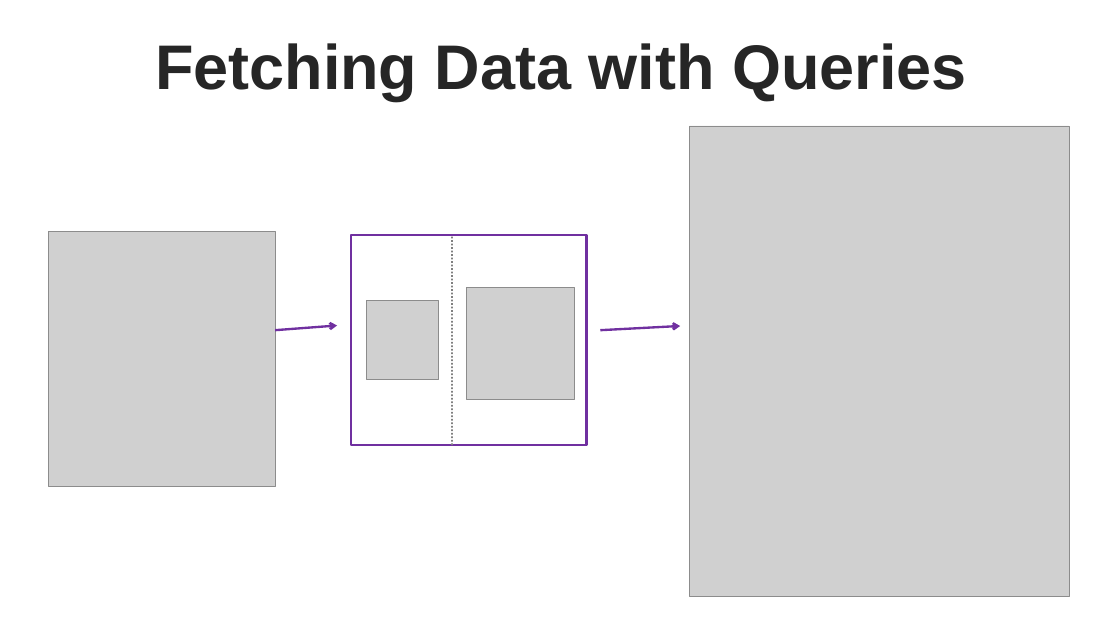
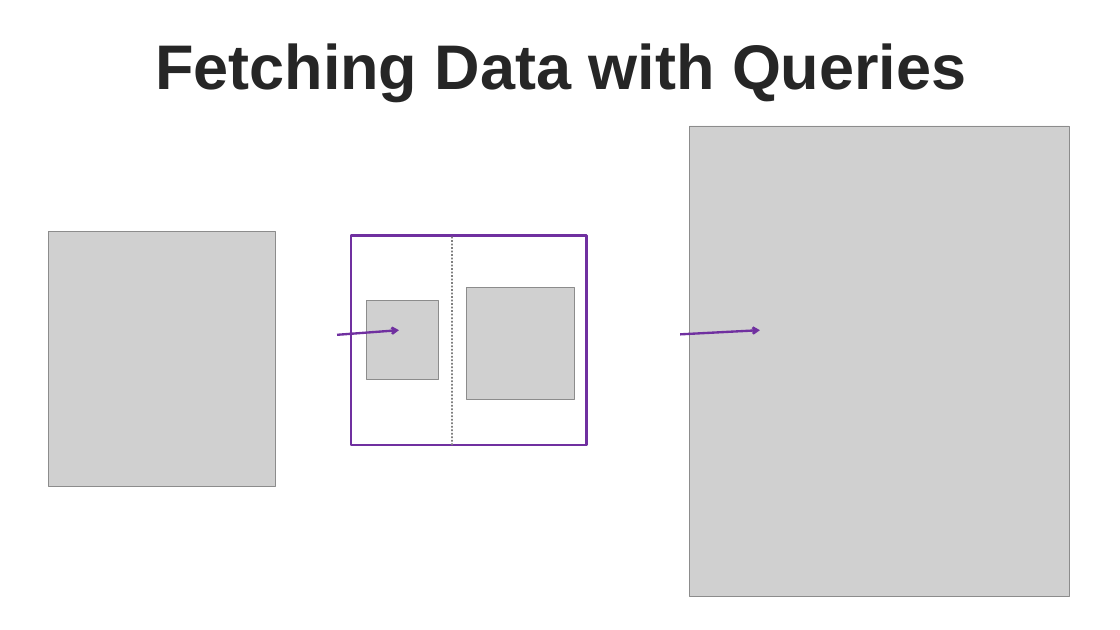
Before and after one commit to thanhlongvl/sportdemo, a slide deck: slide 17 of thuyettrinhgfinal_1.pptx. Drawn at 1120x630 pixels with LibreOffice and Linux fonts; fonts in the diff are those of the drawing; grey boxes stand for pictures. Boxes give left, top, right and bottom in pixels: in the first picture for what was removed or moved away, otherwise in the second. Text is boxed around its words. In the diff, an @@ line names an element or a change of style, - is before the commit and + after.

```diff
--- a/thuyettrinhgfinal_1.pptx
+++ b/thuyettrinhgfinal_1.pptx
@@ rectangle at box(351, 235, 586, 445): outline #7030A0 2.25 pt to #7030A0 2.24 pt @@
@@ freeform shape: place and size @@
-freeform shape at box(275, 326, 337, 331)
+freeform shape at box(337, 330, 399, 335)
@@ freeform shape: place and size @@
-freeform shape at box(601, 326, 681, 330)
+freeform shape at box(681, 330, 760, 334)
```
Also in this commit, not shown: 24 other slides changed, 1 slide added.
